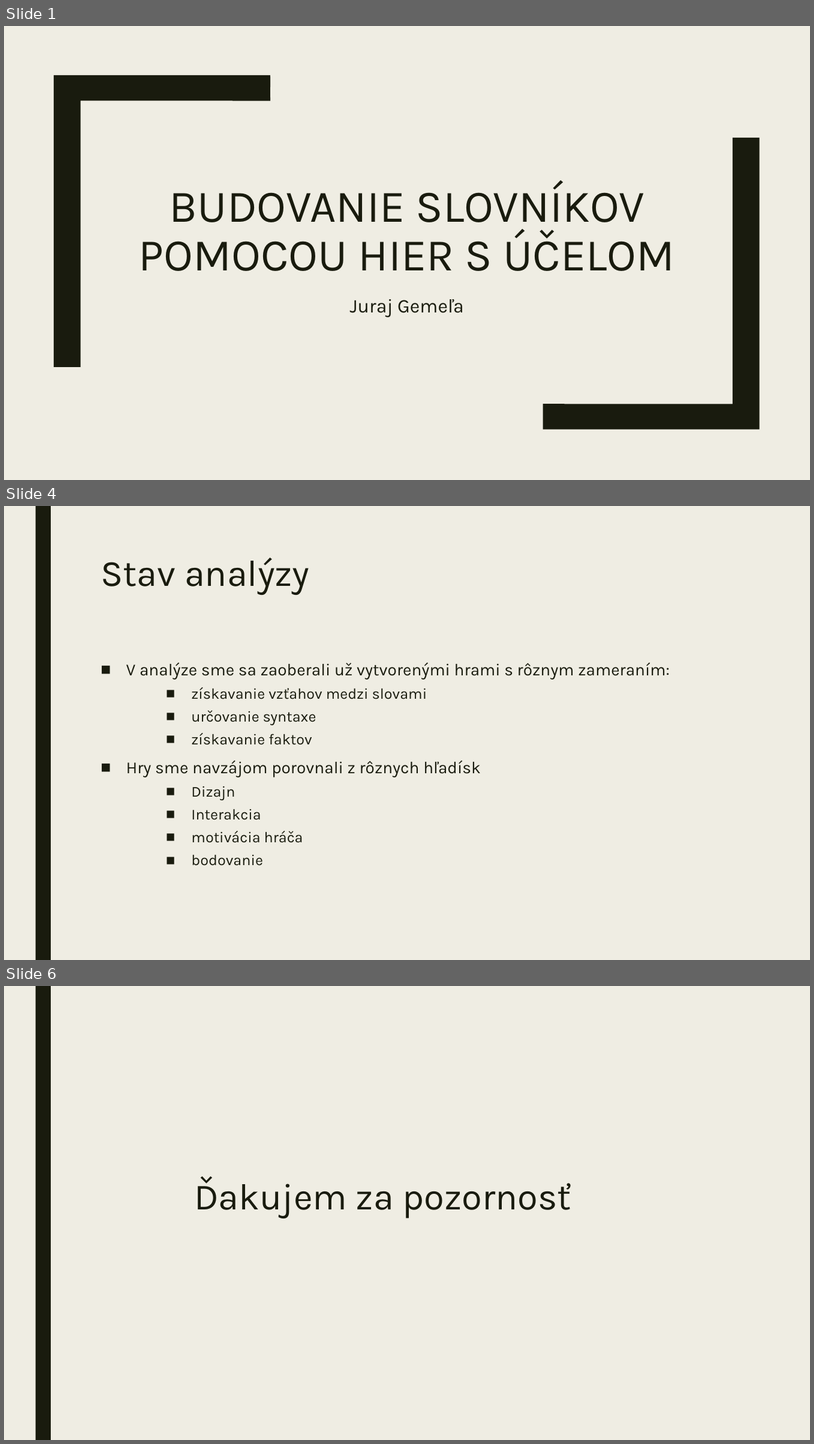
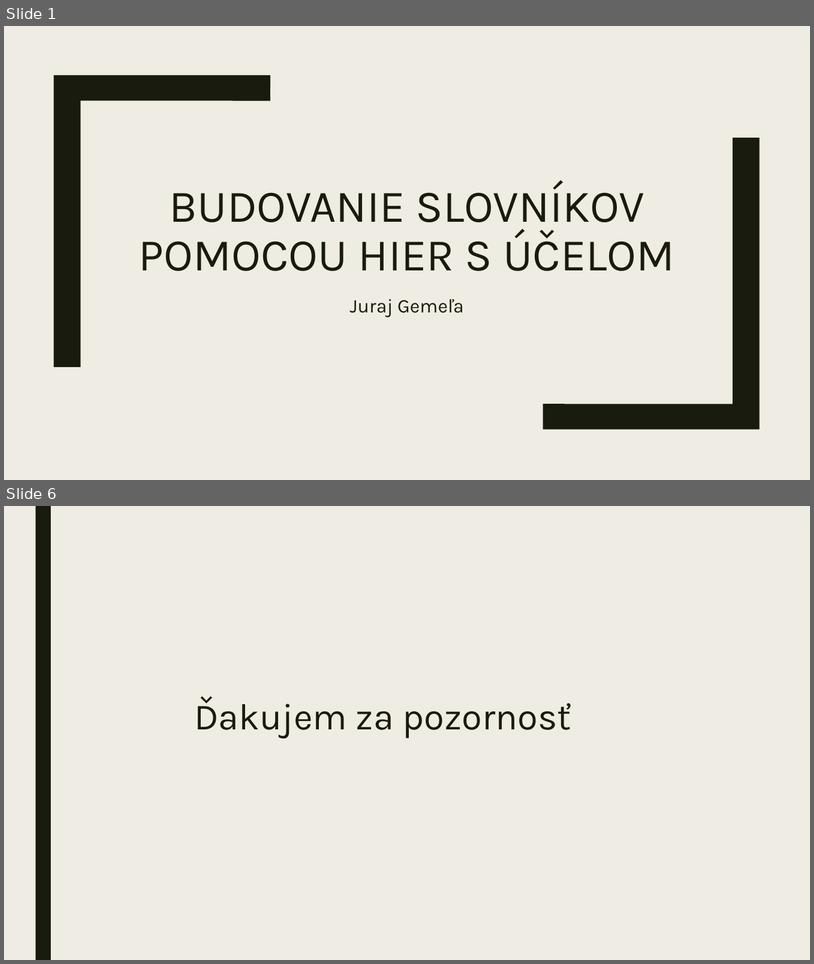
Before and after one commit to xgemelaj/Bakalarka, a slide deck: Práca/Budovanie slovníkov pomocou hier s účelom.pptx. Shown one above the other, each under a label of ours: slides 1, 4 and 6 before the commit, slides 1 and 6 after it; the slides between them are not shown. The pictures are 814x1444 and 814x964 pixels, drawn with LibreOffice and Linux fonts; fonts in the diff are those of the drawing. Boxes give left, top, right and bottom in pixels: in the first picture for what was removed or moved away, otherwise in the second. Text is boxed around its words. In the diff, an @@ line names an element or a change of style, - is before the commit and + after.

```diff
--- a/Práca/Budovanie slovníkov pomocou hier s účelom.pptx
+++ b/Práca/Budovanie slovníkov pomocou hier s účelom.pptx
@@ slide 4 removed at (4,506,810,960), background #EFEDE3; not listed: 1 template element that a slide beside it also shows @@
@@ title removed at (101,558,310,595) @@
-Stav analýzy
@@ text removed at (126,662,670,865) @@
-■ V analýze sme sa zaoberali už vytvorenými hrami s rôznym zameraním:
-    ■ získavanie vzťahov medzi slovami
-    ■ určovanie syntaxe
-    ■ získavanie faktov
-■ Hry sme navzájom porovnali z rôznych hľadísk
-    ■ Dizajn
-    ■ Interakcia
-    ■ motivácia hráča
-    ■ bodovanie
```
Also in this commit, not shown: 2 slides changed, 2 slides added, 1 other slide removed, 16 other files.
